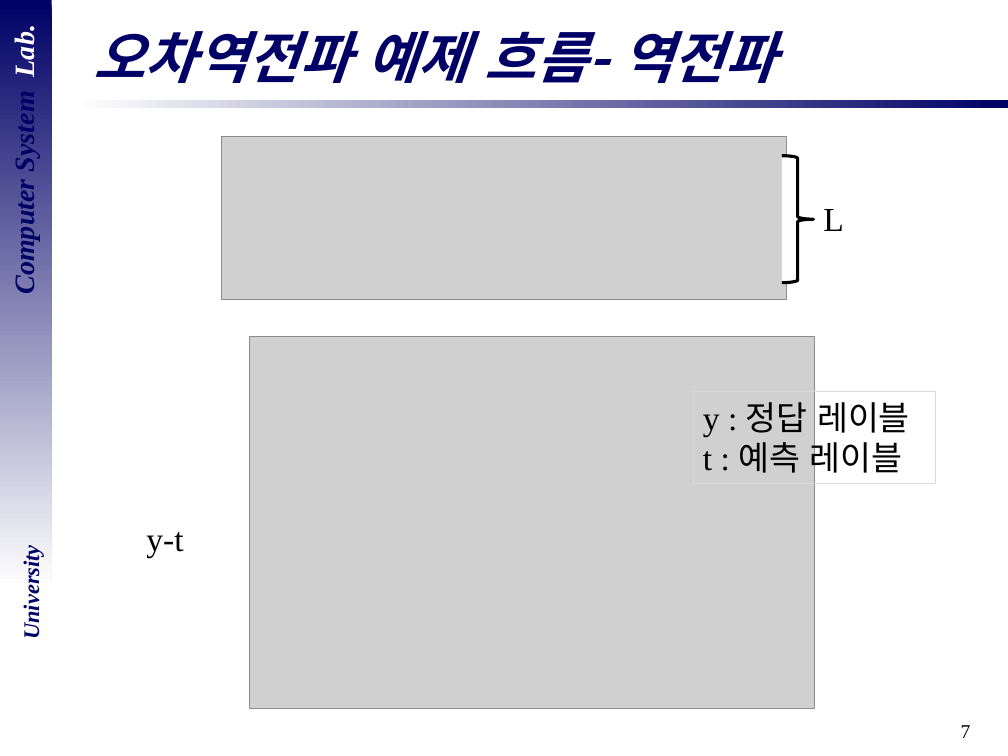
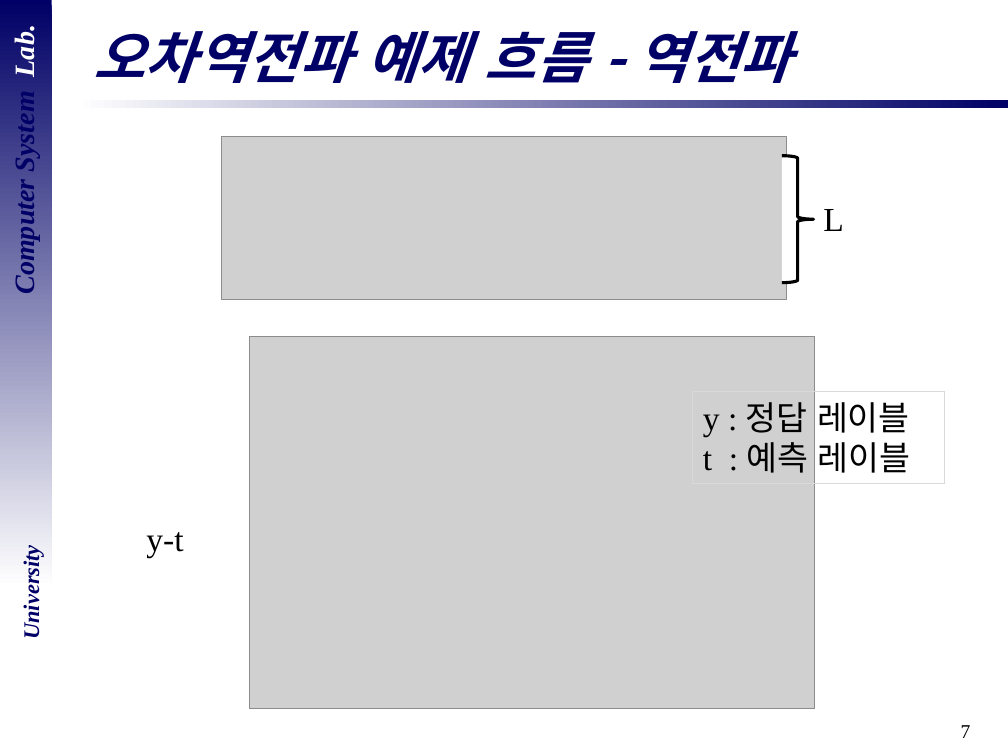
Before and after one commit to DevelopLee20/CSLab_Semina, a slide deck: slide 7 of ppt 모음/오차역전파 - 이인규.pptx. Drawn at 1008x756 pixels with LibreOffice and Linux fonts; fonts in the diff are those of the drawing; grey boxes stand for pictures; background and template pictures are left out. Boxes give left, top, right and bottom in pixels: in the first picture for what was removed or moved away, otherwise in the second. Text is boxed around its words. In the diff, an @@ line names an element or a change of style, - is before the commit and + after.

```diff
--- a/ppt 모음/오차역전파 - 이인규.pptx
+++ b/ppt 모음/오차역전파 - 이인규.pptx
@@ title at [93, 31, 791, 83]: spaces changed @@
-오차역전파 예제 흐름- 역전파
+오차역전파 예제 흐름 - 역전파
@@ rectangle "y : 정답 레이블": place and size @@
-rectangle "y : 정답 레이블" at [694, 392, 936, 484]
+rectangle "y : 정답 레이블" at [694, 392, 944, 484]
```
Also in this commit, not shown: 2 other slides changed, 4 other files.
